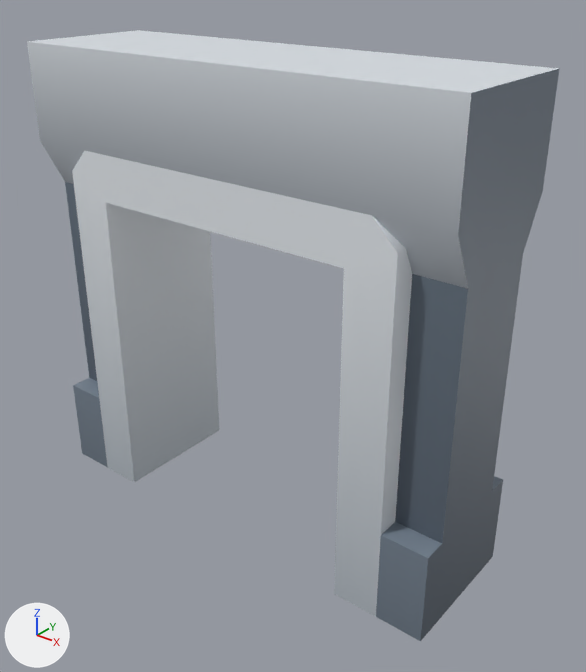
The glTF model client/public/assets/kenney-station/wall-door-wide.glb: old version first, new version second.
Camera for both pictures: a 50 mm camera at (1.016, -1.179, 1.182) aimed at (0.062, 0.014, 0.443). Every picture has the same lights, and +X, +Y and +Z are marked at lower left. The picture after the commit comes second. Where no turn or scale is listed for an object, it has been applied to the vertices. Vertices at exactly the same position are counted once.

Names of what the first picture shows: 'wall-door-wide'.
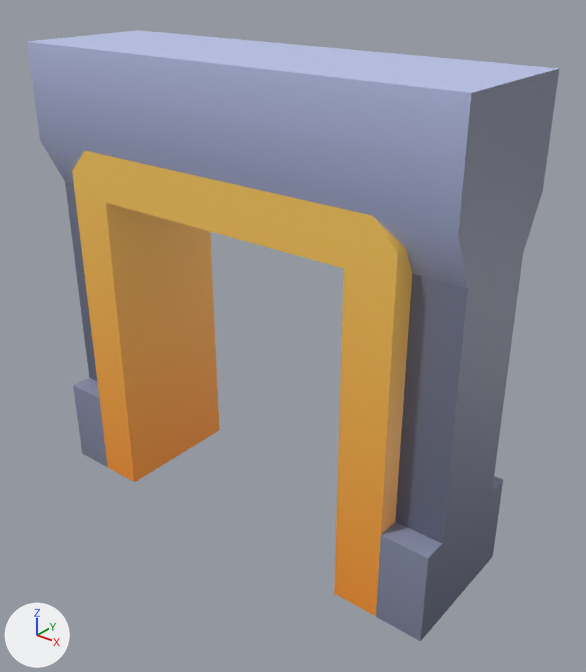
The change, as a diff of the scene's bpy script:
```diff
--- a/client/public/assets/kenney-station/wall-door-wide.glb.py
+++ b/client/public/assets/kenney-station/wall-door-wide.glb.py
@@ me_wall_door_wide @@
 me_wall_door_wide.from_pydata(...)  # 56 vertices, 98 faces; spans x -0.5..0.5, y -0.15..0.15, z -0.5..0.5
 # used by ob_wall_door_wide; location = (0.0, 0.0, 0.5)
+# me_wall_door_wide part 1: 48 faces centred in x -0.5..0.5, y -0.15..0.15, z -0.5..0.433 are repainted in the vertex colours; the middle colour goes from greyish blue #667380 to greyish blue #777c94
+# me_wall_door_wide part 2: 18 faces centred in x -0.4..0.4, y -0.15..0.15, z -0.5..-0.017 are repainted in the vertex colours; the middle colour goes from light grey #b4bcc4 to orange #ff9a32
+# me_wall_door_wide part 3: 18 faces centred in x -0.4..0.4, y -0.15..0.15, z 0.0..0.3 are repainted in the vertex colours; the middle colour goes from white #e7ecf1 to orange #ffcd5f
+# me_wall_door_wide part 4: 14 faces centred in x -0.467..0.467, y -0.15..0.15, z 0.233..0.5 are repainted in the vertex colours; the middle colour goes from light grey #bec5cd to blue #aeb6da
 me_wall_door_wide.materials.append(mat_defaultmaterial)
```

Where the change shows, as pixel boxes (x1, y1, x2, y2) in the pictures (586 x 672 px):
part 1 of me_wall_door_wide, recoloured: (65, 69, 558, 641) in both
part 2 of me_wall_door_wide, recoloured (light grey to orange): (72, 171, 409, 616) in both
part 3 of me_wall_door_wide, recoloured (white to orange): (72, 151, 412, 314) in both
part 4 of me_wall_door_wide, recoloured (light grey to blue): (27, 30, 558, 288) in both
